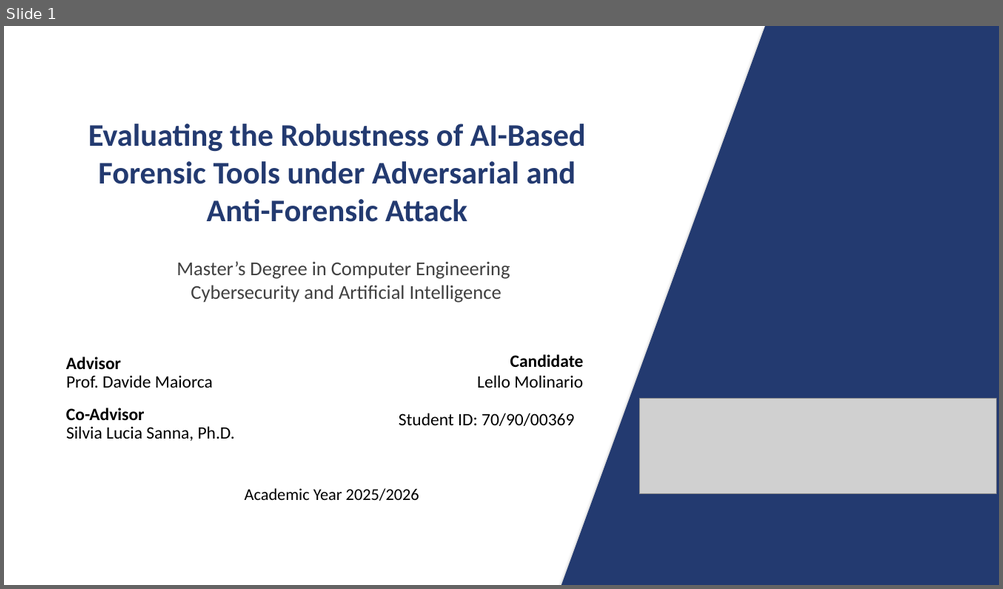
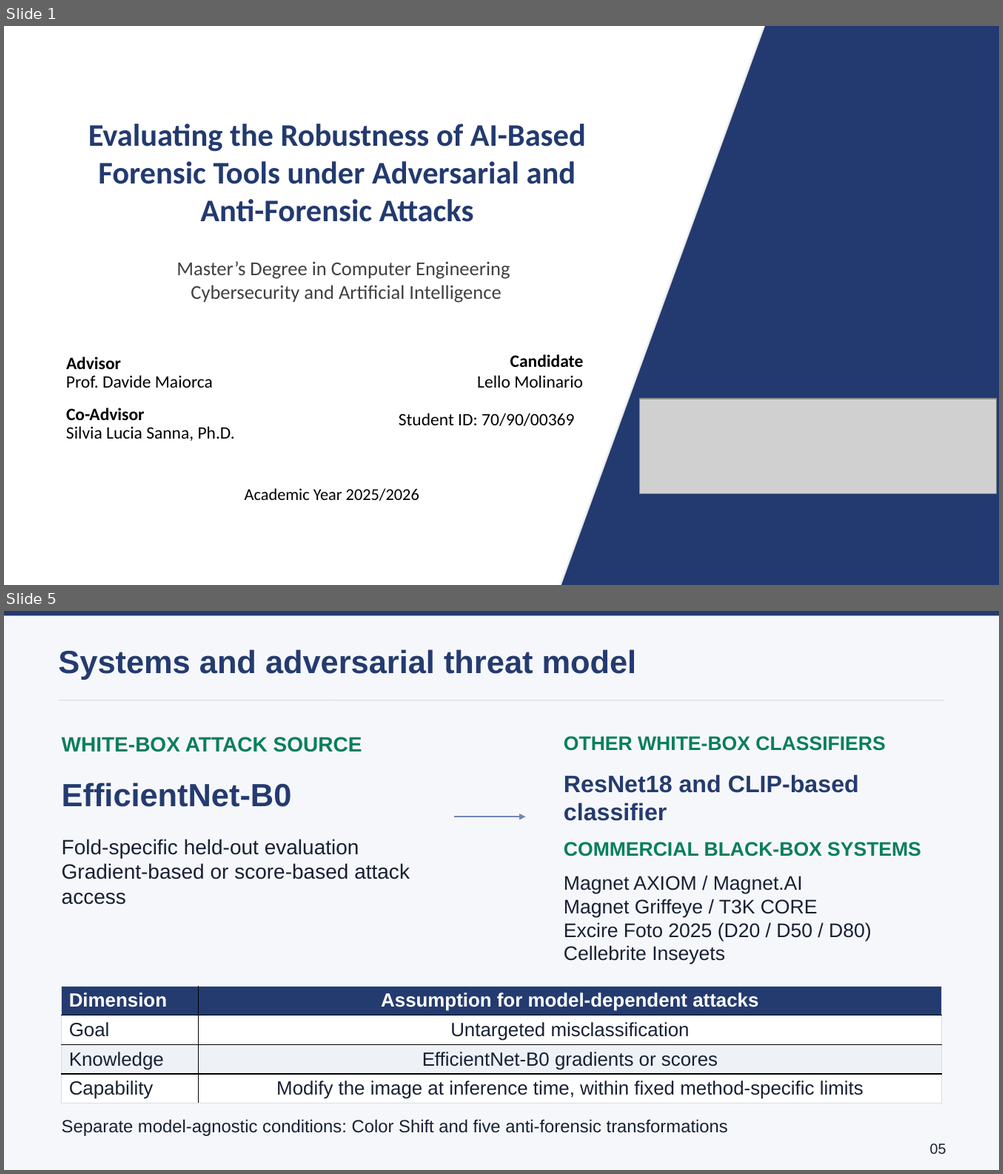
Before and after one commit to lmolinario/Molinario_Thesis_Defense_2026, a slide deck: Molinario_Thesis_Defense_2026.pptx. Shown one above the other, each under a label of ours: slide 1 before the commit, slides 1 and 5 after it; the slides between them are not shown. The pictures are 1003x589 and 1003x1174 pixels, drawn with LibreOffice and Linux fonts; fonts in the diff are those of the drawing; grey boxes stand for pictures. Boxes give left, top, right and bottom in pixels: in the first picture for what was removed or moved away, otherwise in the second. Text is boxed around its words. In the diff, an @@ line names an element or a change of style, - is before the commit and + after.

```diff
--- a/Molinario_Thesis_Defense_2026.pptx
+++ b/Molinario_Thesis_Defense_2026.pptx
@@ slide 5 added at (4, 611, 999, 1170), background #F6F7FA @@
@@ rectangle added at (4, 611, 999, 615), fill #243B70 @@
@@ text added at (58, 649, 637, 679), 31 pt, text #243B70, bold @@
+Systems and adversarial threat model
@@ line added from (59, 701) to (944, 701), #D7DDE7 0.75 pt @@
@@ text added at (62, 737, 362, 752), 20 pt, text #087F5B, bold @@
+WHITE-BOX ATTACK SOURCE
@@ text added at (563, 736, 885, 751), 19 pt, text #087F5B, bold @@
+OTHER WHITE-BOX CLASSIFIERS
@@ text added at (62, 783, 292, 807), 31 pt, text #243B70, bold @@
+EfficientNet-B0
@@ text added at (563, 775, 859, 821), 23 pt, text #243B70, bold @@
+ResNet18 and CLIP-based classifier
@@ arrow added from (454, 817) to (526, 817), #7086B4 1.5 pt @@
@@ text added at (62, 839, 410, 905), 20 pt, text #172033 @@
+Fold-specific held-out evaluation
+Gradient-based or score-based attack access
@@ text added at (563, 842, 921, 857), 19 pt, text #087F5B, bold @@
+COMMERCIAL BLACK-BOX SYSTEMS
@@ text added at (563, 876, 871, 965), 19 pt, text #172033 @@
+Magnet AXIOM / Magnet.AI
+Magnet Griffeye / T3K CORE
+Excire Foto 2025 (D20 / D50 / D80)
+Cellebrite Inseyets
@@ table added at (62, 986, 941, 1103), 4 rows, 2 columns @@
+Dimension | Assumption for model-dependent attacks
+Goal | Untargeted misclassification
+Knowledge | EfficientNet-B0 gradients or scores
+Capability | Modify the image at inference time, within fixed method-specific limits
@@ text added at (62, 1119, 728, 1136), 17 pt, text #172033 @@
+Separate model-agnostic conditions: Color Shift and five anti-forensic transformations
@@ text added at (930, 1144, 946, 1154), 14 pt, text #172033 @@
+05
@@ slide 1 changed as well @@
@@ text at (200, 199, 474, 222): text changed @@
-Anti-Forensic Attack
+Anti-Forensic Attacks
```
Also in this commit, not shown: 1 other slide changed, 17 other slides added, 23 slides removed, 2 other files.
